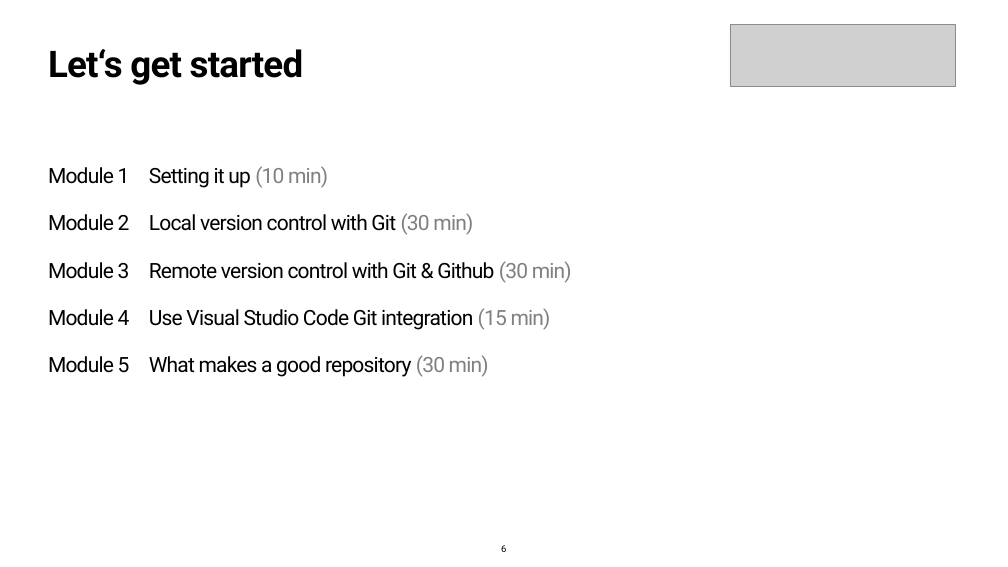
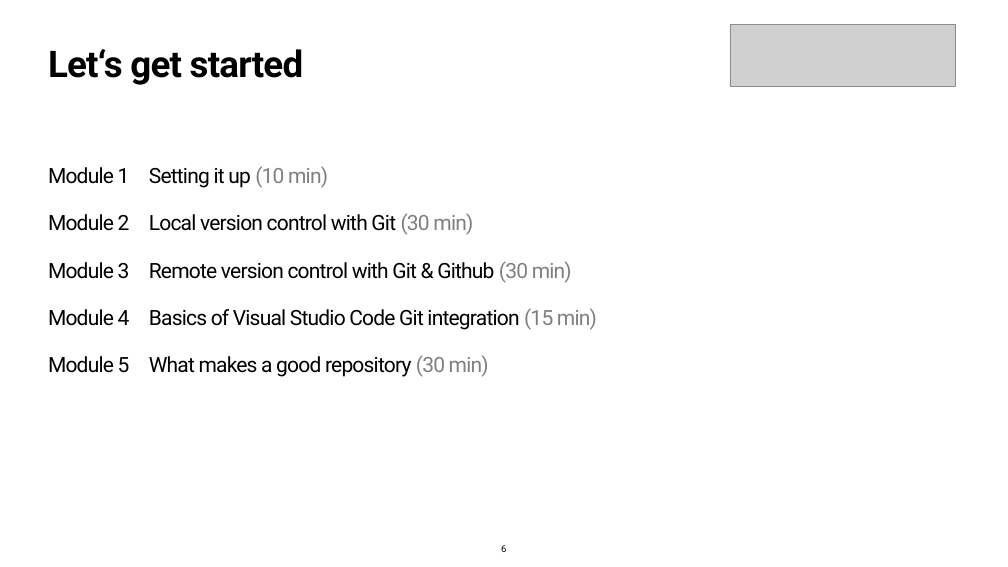
Before and after one commit to IEECR/Git-Github-Workshop, a slide deck: slide 6 of session_1/slides/slides_intro.pptx. Drawn at 1008x567 pixels with LibreOffice and Linux fonts; fonts in the diff are those of the drawing; grey boxes stand for pictures. Boxes give left, top, right and bottom in pixels: in the first picture for what was removed or moved away, otherwise in the second. Text is boxed around its words. In the diff, an @@ line names an element or a change of style, - is before the commit and + after.

```diff
--- a/session_1/slides/slides_intro.pptx
+++ b/session_1/slides/slides_intro.pptx
@@ text at [48,308,597,330]: text changed @@
-Module 4 Use Visual Studio Code Git integration (15 min)
+Module 4 Basics of Visual Studio Code Git integration (15 min)
```
Also in this commit, not shown: 14 other files.
